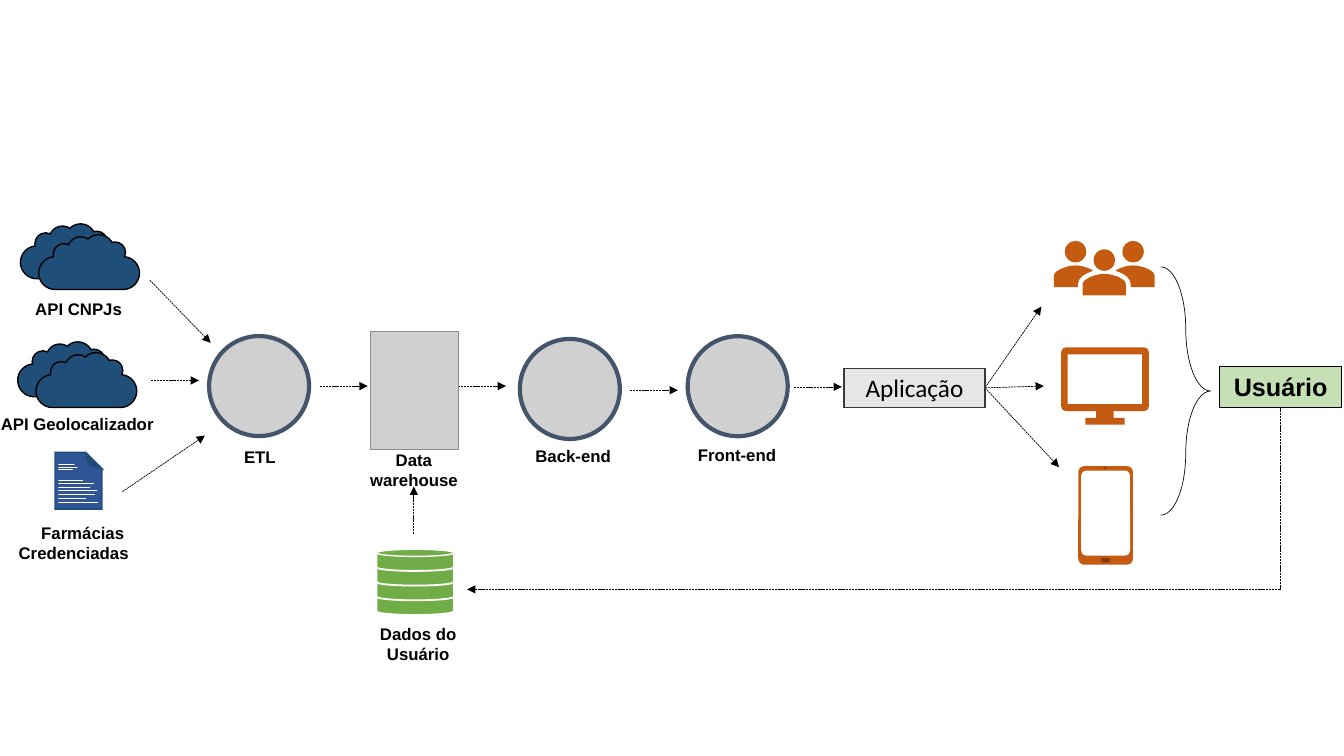
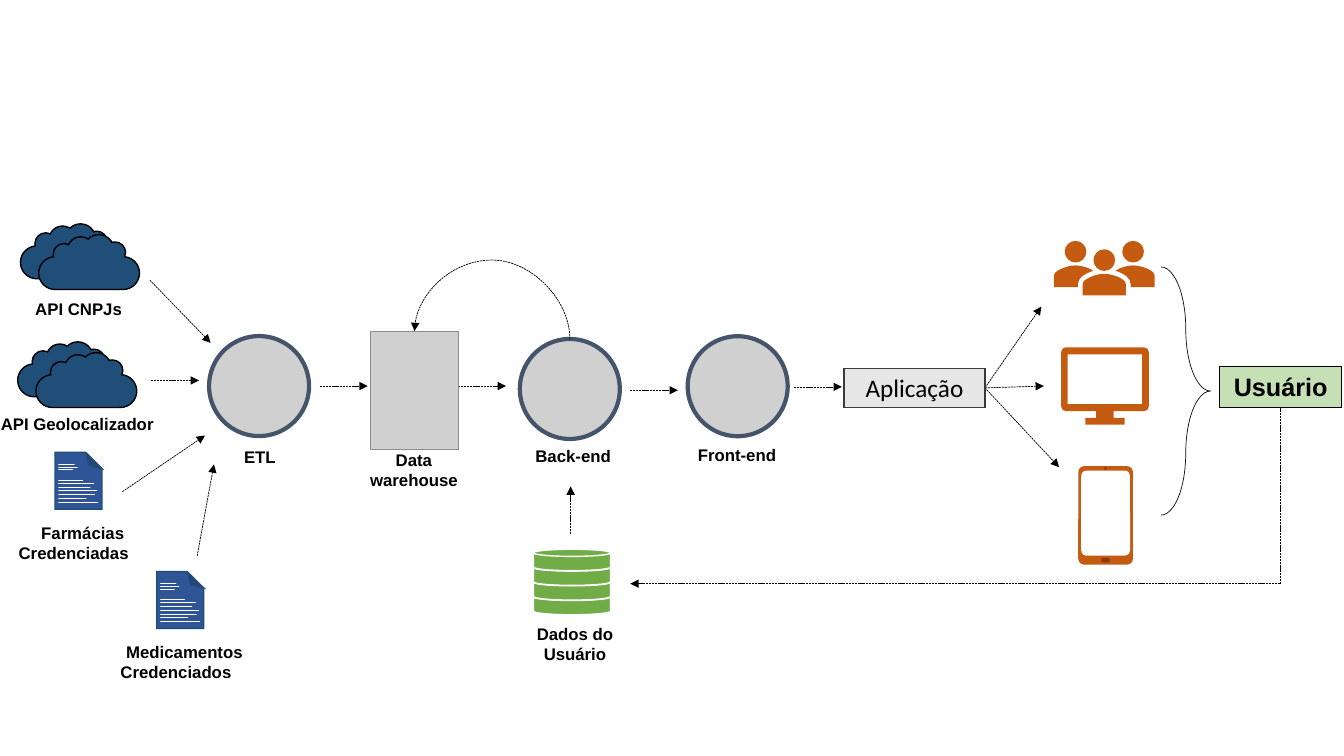
Before and after one commit to ruanvirginio/PPGTI_2024-1, a slide deck: slide 1 of Arquitetura.pptx. Drawn at 1344x756 pixels with LibreOffice and Linux fonts; fonts in the diff are those of the drawing; grey boxes stand for pictures. Boxes give left, top, right and bottom in pixels: in the first picture for what was removed or moved away, otherwise in the second. Text is boxed around its words. In the diff, an @@ line names an element or a change of style, - is before the commit and + after.

```diff
--- a/Arquitetura.pptx
+++ b/Arquitetura.pptx
@@ curved arrow added from (570, 339) to (414, 332), #000000 0.5 pt dashed @@
@@ elbow arrow moved from (1281, 407) - (467, 590) to (1281, 407) - (630, 584) @@
@@ arrow added from (198, 557) to (214, 465), #000000 0.5 pt dashed @@
@@ 4 cylinders, 1 text, 1 arrow: place and size @@
-4 cylinders, 1 text, 1 arrow at (377,487,456,660)
+4 cylinders, 1 text, 1 arrow at (533,487,613,660)
@@ group added at (157,572,205,628): 10 lines, 1 folded corner @@
@@ text added at (120,646,242,678), 12 pt, text #000000, bold @@
+Medicamentos
+Credenciados
```
Also in this commit, not shown: 2 other files.
